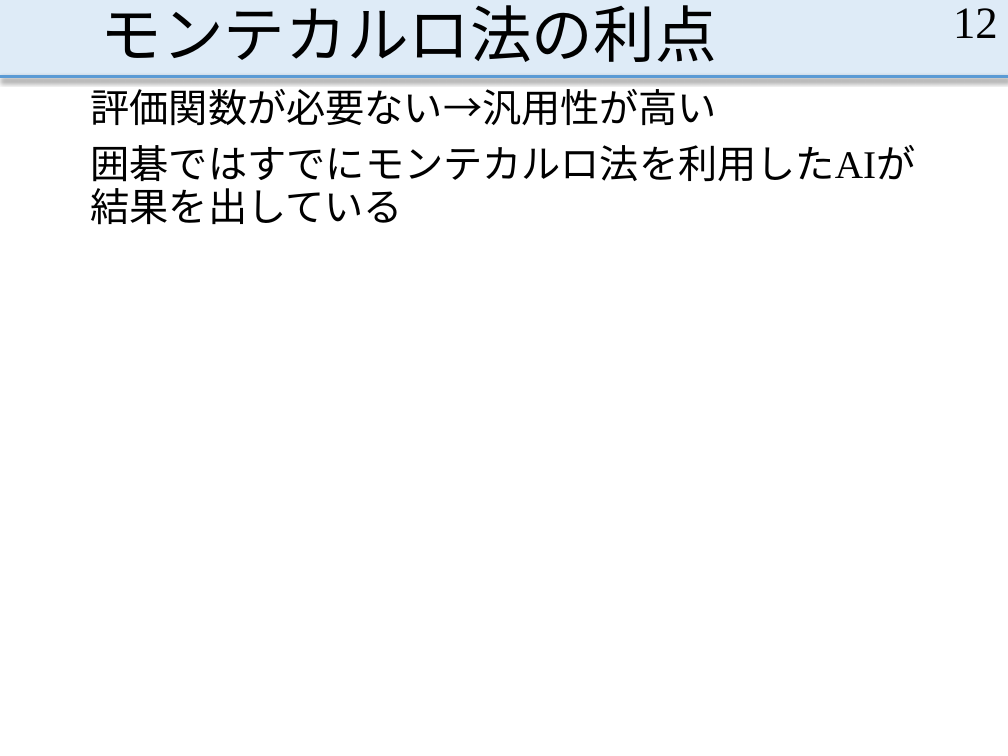
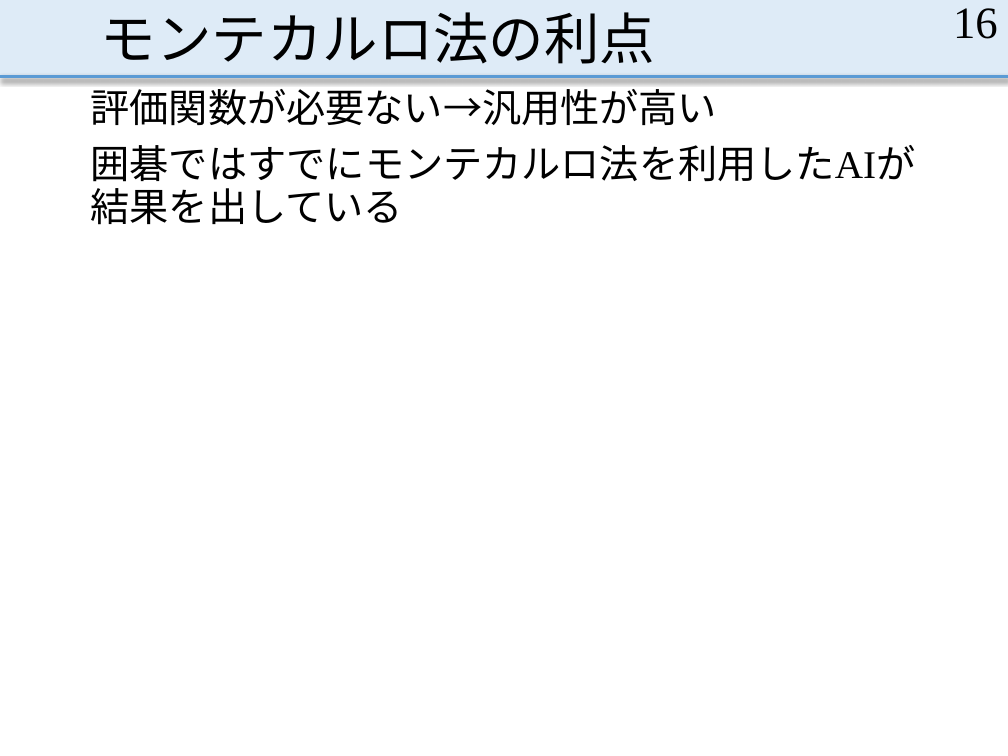
Before and after one commit to MasayaOda/SR, a slide deck: slide 16 of 中間発表.pptx (slide 12 before the commit). Drawn at 1008x756 pixels with LibreOffice and Linux fonts; fonts in the diff are those of the drawing. Boxes give left, top, right and bottom in pixels: in the first picture for what was removed or moved away, otherwise in the second. Text is boxed around its words. In the diff, an @@ line names an element or a change of style, - is before the commit and + after.

```diff
--- a/中間発表.pptx
+++ b/中間発表.pptx
@@ title "モンテカルロ法の利点" at <box>101,12,655,64</box>: size 44 to 39.6 pt @@
@@ page number at <box>953,8,998,39</box>: text changed @@
-12
+16
```
Also in this commit, not shown: 12 other slides changed, 4 slides added.
